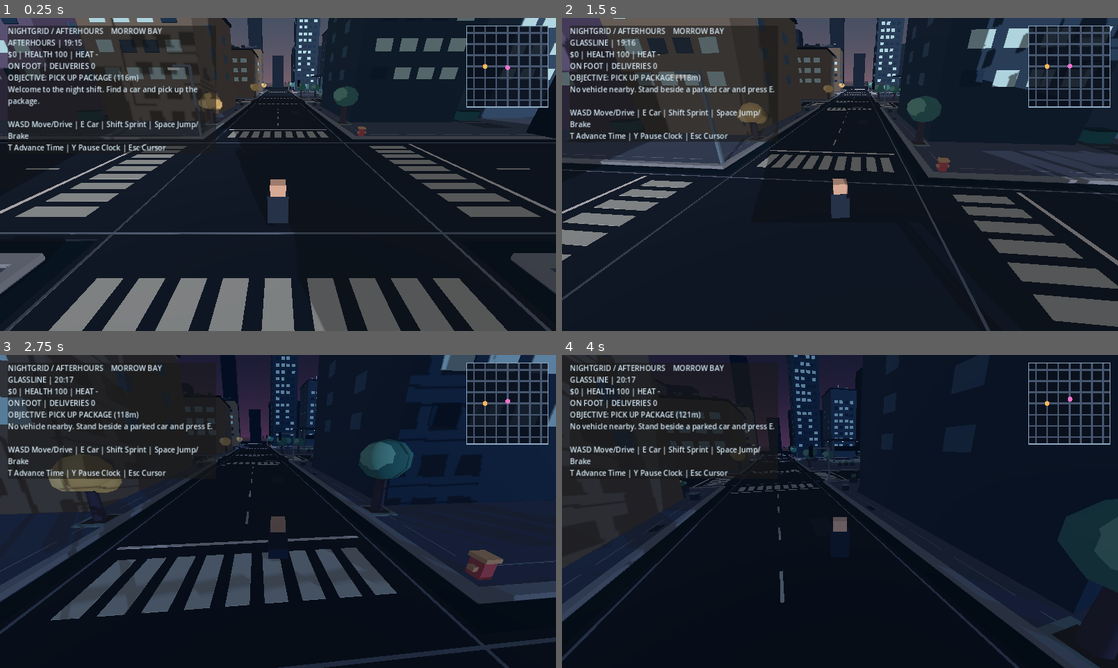
Above: before the commit, frames 1-4 (two rows, left to right).
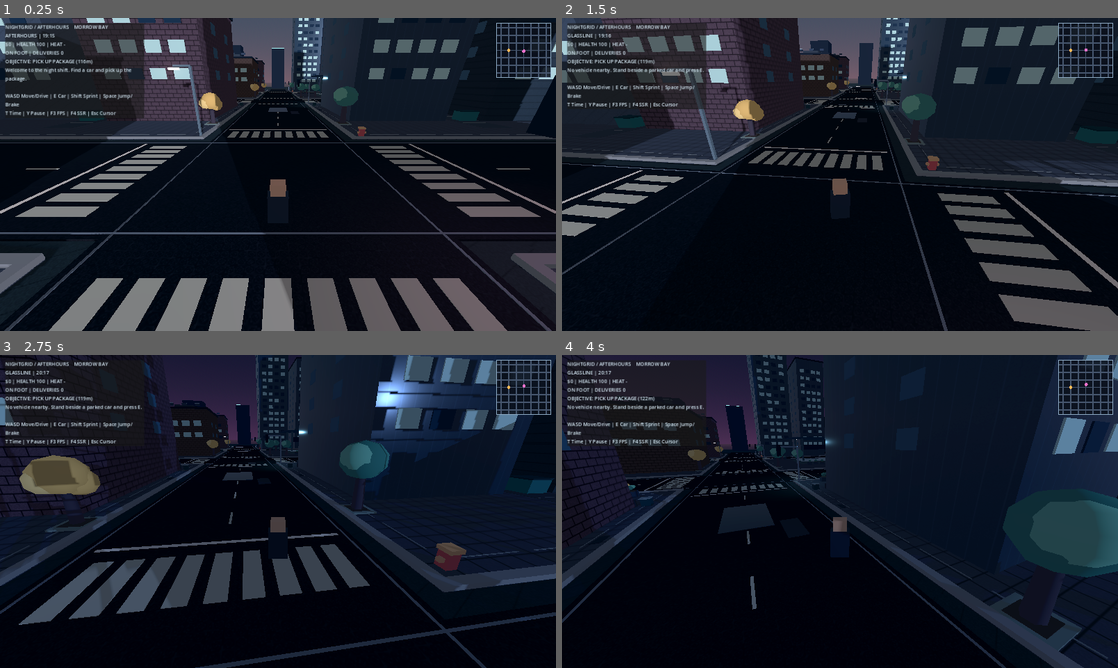
Above: after the commit, the same moments.

Repository: ProhibitedTV/NightGrid-Afterhours
Game: Godot game, scene res://scenes/main.tscn
The game is run twice, just before and just after one commit, with the same random seed, the same clock (stepped at 60 frames per second) and the same inputs.
Inputs (mouse positions are in pixels of both pictures, inside the frame that each line leads up to):
- Up to frame 1 (0.25 s): no input
- Up to frame 2 (1.5 s): tap Enter at 0.5 s; move the mouse to (867, 174) at 0.52 s; hold Shift 0.53-1.28 s; hold W from 0.53 s (still down); tap Space at 0.77 s; move the mouse to (812, 174) at 1.27 s; tap E at 1.35 s
- Up to frame 3 (2.75 s): keep holding W; tap Space at 1.52 s; move the mouse to (289, 505) at 2.02 s; tap T at 2.1 s
- Up to frame 4 (4 s): keep holding W; move the mouse to (834, 517) at 2.77 s; tap Y at 2.85 s; tap Space at 3.02, 3.77 s; move the mouse to (878, 514) at 3.52 s; hold Shift from 3.53 s (still down)

The runs differ from the first frame. In frame 1, 15% of the frame differs, in the area x 0-100%, y 0-100%; in frame 2, 29%; in frame 3, 34%; in frame 4, 25%.

Commit message:
feat(rendering): authored fixed city, tiled PBR materials and responsive night lights
* feat(rendering): add tiled PBR atlas materials, authored puddles and pooled night lighting

* feat(city): authored per-parcel lot manifest and fixed skyline silhouettes

* feat(rendering): Forward+ SSR, dusk-controlled pooled lighting, tiled PBR streets and visual toggles

* test/docs(rendering): validate night light switching, fixed lots and RTX 3060 budget

* test(rendering): access WorldEnvironment through owner reference

Diff:
--- a/project.godot
+++ b/project.godot
@@ -4,16 +4,17 @@
 [application]
 config/name="NIGHTGRID: AFTERHOURS"
 run/main_scene="res://scenes/main.tscn"
-config/features=PackedStringArray("4.3", "GL Compatibility")
+config/features=PackedStringArray("4.3", "Forward Plus")
 
 [display]
-window/size/viewport_width=1280
-window/size/viewport_height=720
+window/size/viewport_width=1920
+window/size/viewport_height=1080
 window/stretch/mode="canvas_items"
 
 [rendering]
-renderer/rendering_method="gl_compatibility"
+renderer/rendering_method="forward_plus"
 renderer/rendering_method.mobile="gl_compatibility"
+environment/screen_space_reflection/half_size=true
 environment/defaults/default_clear_color=Color(0.04, 0.05, 0.09, 1)
 
 [physics]
--- a/scripts/city_details.gd
+++ b/scripts/city_details.gd
@@ -1,5 +1,6 @@
 extends Node3D
 const WorldPlan = preload("res://scripts/world_plan.gd")
+const Materials = preload("res://scripts/material_library.gd")
 ## Seeded city dressing. Static shell collisions + batched decorative geometry.
 ## The four neighborhoods deliberately share road geometry but not street character.
 
@@ -28,7 +29,7 @@
 var _rng := RandomNumberGenerator.new()
 var _batches: Dictionary = {}
 var _palette: Dictionary = {}
-var _statistics := {"buildings": 0, "storefronts": 0, "street_props": 0, "batched_details": 0, "districts": 4, "landmarks": 0}
+var _statistics := {"buildings": 0, "storefronts": 0, "street_props": 0, "batched_details": 0, "districts": 4, "landmarks": 0, "authored_lots": 0}
 var _initialized := false
 
 func _ready() -> void:
@@ -59,7 +60,7 @@
 
 func set_night_factor(value: float) -> void:
 	# Static shared emissive materials change with the time controller.
-	var brightness := lerpf(0.28, 2.15, clampf(value, 0.0, 1.0))
+	var brightness := 2.35 * smoothstep(0.42, 0.78, clampf(value, 0.0, 1.0))
 	for key in _palette:
 		if str(key).ends_with("_glow"):
 			var material: StandardMaterial3D = _palette[key]
@@ -90,7 +91,7 @@
 	transforms.append(Transform3D(Basis().scaled(size), at))
 	_statistics["batched_details"] += 1
 
-func _solid(at: Vector3, size: Vector3, color: Color) -> void:
+func _solid(at: Vector3, size: Vector3, color: Color, surface_kind: String = "CONCRETE") -> void:
 	var body := StaticBody3D.new()
 	body.position = at
 	var shape := CollisionShape3D.new()
@@ -102,7 +103,7 @@
 	var mesh := BoxMesh.new()
 	mesh.size = size
 	visual.mesh = mesh
-	visual.material_override = _material(color)
+	visual.material_override = Materials.surface(surface_kind, color)
 	body.add_child(visual)
 	add_child(body)
 
@@ -185,10 +186,10 @@
 		return
 	for building in range(2):
 		var x := center.x + (-10.5 if building == 0 else 10.5)
-		var depth := _rng.randf_range(19.0, 25.5)
-		var width := _rng.randf_range(14.0, 17.5)
-		var z := center.z + _rng.randf_range(-2.9, 0.7)
-		_build_building(Vector3(x, 0.0, z), width, depth, district, ix, iz, building)
+		var profile: Dictionary = WorldPlan.lot_profile(ix, iz, building)
+		var z: float = center.z + profile["offset_z"]
+		_build_building(Vector3(x, 0.0, z), profile, district, ix, iz, building)
+		_statistics["authored_lots"] += 1
 	# The gap between the two buildings reads as a service alley.
 	_detail(center + Vector3(0.0, 0.155, 3.0), Vector3(3.8, 0.035, 25.0), Color("353e48"))
 	for mark in range(4):
@@ -251,27 +252,17 @@
 			_label("SABLE SQUARE", center + Vector3(0.0, 7.15, 14.8), label_color, 70)
 	_statistics["street_props"] += 1
 
-func _build_building(center: Vector3, width: float, depth: float, district: String, ix: int, iz: int, which: int) -> void:
-	var height := 15.0
-	var wall := Color("4b5262")
-	match district:
-		"VESPER MARKET":
-			height = _rng.randf_range(13.0, 26.0)
-			wall = Color("61556d") if which == 0 else Color("706354")
-		"GLASSLINE":
-			height = _rng.randf_range(33.0, 72.0)
-			wall = Color("283d50") if which == 0 else Color("32495d")
-		"BRICKWATER":
-			height = _rng.randf_range(12.0, 31.0)
-			wall = BRICK if which == 0 else Color("656059")
-		"AFTERHOURS":
-			height = _rng.randf_range(20.0, 48.0)
-			wall = Color("333450") if which == 0 else Color("53445a")
+func _build_building(center: Vector3, profile: Dictionary, district: String, ix: int, iz: int, which: int) -> void:
+	var height: float = profile["height"]
+	var width: float = profile["width"]
+	var depth: float = profile["depth"]
+	var wall := Color(str(profile["wall"]))
+	var surface_kind: String = profile["material"]
 	var front := center.z - depth / 2.0
 	var back := center.z + depth / 2.0
 	var left := center.x - width / 2.0
 	var right := center.x + width / 2.0
-	_solid(Vector3(center.x, height / 2.0 + 0.15, center.z), Vector3(width, height, depth), wall)
+	_solid(Vector3(center.x, height / 2.0 + 0.15, center.z), Vector3(width, height, depth), wall, surface_kind)
 	_statistics["buildings"] += 1
 
 	# Foundation plinth, cast shadow line, parapet, mechanical penthouse.
@@ -443,12 +434,18 @@
 	_statistics["street_props"] += 1
 
 func _build_far_skyline() -> void:
-	# Cheap silhouette rings mask the hard play-area edge without more collision.
-	for index in range(64):
-		var angle := TAU * float(index) / 64.0
-		var radius := _rng.randf_range(239.0, 279.0)
-		var height := _rng.randf_range(18.0, 85.0)
+	# Authored heights and silhouettes. No RNG decides skyline landmarks.
+	var silhouettes := [
+		18.0, 32.0, 47.0, 23.0, 56.0, 76.0, 34.0, 49.0,
+		31.0, 64.0, 40.0, 82.0, 29.0, 43.0, 58.0, 28.0,
+		36.0, 51.0, 88.0, 35.0, 60.0, 73.0, 31.0, 44.0,
+		39.0, 68.0, 35.0, 61.0, 26.0, 45.0, 69.0, 39.0
+	]
+	for index in range(silhouettes.size()):
+		var angle := TAU * float(index) / float(silhouettes.size())
+		var radius := 245.0 + float(index % 4) * 7.5
+		var height: float = silhouettes[index]
 		var at := Vector3(cos(angle) * radius, height / 2.0, sin(angle) * radius)
-		_detail(at, Vector3(_rng.randf_range(12.0, 23.0), height, _rng.randf_range(12.0, 23.0)), Color("172434"))
+		_detail(at, Vector3(14.0 + float(index % 3) * 3.0, height, 14.0 + float(index % 4) * 2.5), Color("172434"))
 		if index % 3 == 0:
 			_detail(at + Vector3(0.0, height / 2.0 + 0.25, 0.0), Vector3(13.0, 0.16, 12.0), Color("447d90"), true)
--- a/scripts/day_night.gd
+++ b/scripts/day_night.gd
@@ -10,12 +10,14 @@
 var _sun: DirectionalLight3D
 var _sky: ProceduralSkyMaterial
 var _city: Node
+var _lights: Node
 var _update_accumulator := 0.0
 
-func configure(world_environment: WorldEnvironment, sun: DirectionalLight3D, city: Node) -> void:
+func configure(world_environment: WorldEnvironment, sun: DirectionalLight3D, city: Node, lights: Node) -> void:
 	_environment = world_environment
 	_sun = sun
 	_city = city
+	_lights = lights
 	_sky = ProceduralSkyMaterial.new()
 	var sky := Sky.new()
 	sky.sky_material = _sky
@@ -71,3 +73,5 @@
 	_sun.rotation_degrees = Vector3(-altitude, hour * 15.0 + 90.0, -4.0)
 	if is_instance_valid(_city):
 		_city.call("set_night_factor", 1.0 - light)
+	if is_instance_valid(_lights):
+		_lights.call("set_night_factor", 1.0 - light)
--- /dev/null
+++ b/scripts/material_library.gd
@@ -0,0 +1,92 @@
+extends RefCounted
+## Tiny authored set of tileable, cached material maps for Morrow Bay.
+## Pixels are generated once on CPU; no per-fragment procedural noise shaders.
+const SIZE = 128
+static var _maps: Dictionary = {}
+static var _surfaces: Dictionary = {}
+
+static func surface(kind: String, tint: Color) -> StandardMaterial3D:
+	var key := kind + "|" + tint.to_html(false)
+	if _surfaces.has(key):
+		return _surfaces[key]
+	var material := StandardMaterial3D.new()
+	material.albedo_color = tint
+	material.albedo_texture = _texture(kind)
+	# Avoid BoxMesh UV stretching on both large walls and thin street surfaces.
+	material.uv1_triplanar = true
+	material.uv1_world_triplanar = true
+	material.uv1_scale = Vector3(0.21, 0.21, 0.21)
+	material.texture_filter = BaseMaterial3D.TEXTURE_FILTER_LINEAR_WITH_MIPMAPS_ANISOTROPIC
+	match kind:
+		"BRICK":
+			material.roughness = 0.88
+		"ASPHALT":
+			material.roughness = 0.85
+		"CONCRETE":
+			material.roughness = 0.91
+		"PAVERS":
+			material.roughness = 0.81
+		"METAL":
+			material.metallic = 0.65
+			material.roughness = 0.46
+		"GLASS":
+			material.metallic = 0.36
+			material.roughness = 0.17
+		"WET":
+			material.metallic = 0.20
+			material.roughness = 0.17
+			material.uv1_scale = Vector3(0.30, 0.30, 0.30)
+		_:
+			material.roughness = 0.85
+	_surfaces[key] = material
+	return material
+
+static func _texture(kind: String) -> ImageTexture:
+	if _maps.has(kind):
+		return _maps[kind]
+	var img := Image.create(SIZE, SIZE, false, Image.FORMAT_RGBA8)
+	for y in range(SIZE):
+		for x in range(SIZE):
+			# Pixel-stable flecks, no imported art or noisy GPU shader loops.
+			var speck := float((x * 47 + y * 83 + x * y * 11 + 2017) % 97) / 96.0
+			var value := 0.73 + (speck - 0.5) * 0.18
+			match kind:
+				"BRICK":
+					var course := int(y / 16)
+					var shift := 16 if course % 2 == 0 else 0
+					if y % 16 < 2 or (x + shift) % 32 < 2:
+						value = 0.28
+					else:
+						value = 0.68 + (speck - 0.5) * 0.19
+				"CONCRETE":
+					value = 0.75 + (speck - 0.5) * 0.15
+					if (x + y * 2) % 67 < 2:
+						value *= 0.75
+				"ASPHALT":
+					value = 0.58 + (speck - 0.5) * 0.26
+					if speck > 0.93:
+						value = 0.80
+				"PAVERS":
+					if x % 32 < 2 or y % 32 < 2:
+						value = 0.44
+					else:
+						value = 0.81 + (speck - 0.5) * 0.10
+				"METAL":
+					value = 0.71 + (speck - 0.5) * 0.10
+					if y % 25 == 0:
+						value = 0.38
+				"GLASS":
+					value = 0.92 if x % 32 < 2 else 0.83 + (speck - 0.5) * 0.04
+				"WET":
+					value = 0.72 + (speck - 0.5) * 0.14
+			img.set_pixel(x, y, Color(value, value, value, 1.0))
+	img.generate_mipmaps()
+	var texture := ImageTexture.create_from_image(img)
+	_maps[kind] = texture
+	return texture
+
+static func material_count() -> int:
+	return _surfaces.size()
+
+static func texture_count() -> int:
+	return _maps.size()
--- /dev/null
+++ b/scripts/night_lighting.gd
@@ -0,0 +1,80 @@
+extends Node3D
+## Fixed street fixtures, pooled moving GPU lights (no per-fixture shadows).
+## Daytime switches off the pool entirely; dusk ramps neon and light sources up.
+const FIXTURE_GRID = 58.0
+const MAX_LOCAL_LIGHTS = 8
+const MAX_DISTANCE = 75.0
+var _fixtures: Array[Dictionary] = []
+var _pool: Array[OmniLight3D] = []
+var _focus := Vector3.ZERO
+var _night := 0.0
+var _tick := 0.0
+
+func _ready() -> void:
+	for ix in range(-3, 4):
+		for iz in range(-3, 4):
+			var x := float(ix) * FIXTURE_GRID + 8.9
+			var z := float(iz) * FIXTURE_GRID + 8.9
+			var color := Color("ffd49a")
+			if x >= 0.0 and z < 0.0:
+				color = Color("84c9f0")
+			elif x >= 0.0 and z >= 0.0:
+				color = Color("f7a7db")
+			elif x < 0.0 and z >= 0.0:
+				color = Color("ffc397")
+			_fixtures.append({"position": Vector3(x, 6.7, z), "color": color})
+	for i in range(MAX_LOCAL_LIGHTS):
+		var lamp := OmniLight3D.new()
+		lamp.name = "PooledStreetLight_%02d" % i
+		lamp.omni_range = 14.5
+		lamp.light_energy = 0.0
+		lamp.shadow_enabled = false
+		lamp.visible = false
+		add_child(lamp)
+		_pool.append(lamp)
+
+func set_focus(at: Vector3) -> void:
+	_focus = at
+
+func set_night_factor(value: float) -> void:
+	_night = smoothstep(0.42, 0.77, clampf(value, 0.0, 1.0))
+	_refresh()
+
+func active_light_count() -> int:
+	var count := 0
+	for light in _pool:
+		if light.visible:
+			count += 1
+	return count
+
+func _process(delta: float) -> void:
+	_tick += delta
+	if _tick >= 0.45:
+		_tick = 0.0
+		_refresh()
+
+func _refresh() -> void:
+	if _pool.is_empty():
+		return
+	if _night < 0.01:
+		for lamp in _pool:
+			lamp.visible = false
+			lamp.light_energy = 0.0
+		return
+	var closest: Array[Dictionary] = []
+	for fixture in _fixtures:
+		var point: Vector3 = fixture["position"]
+		var distance := Vector2(point.x - _focus.x, point.z - _focus.z).length()
+		if distance <= MAX_DISTANCE:
+			closest.append({"distance": distance, "position": point, "color": fixture["color"]})
+	closest.sort_custom(func(a: Dictionary, b: Dictionary) -> bool: return a["distance"] < b["distance"])
+	for i in range(_pool.size()):
+		var lamp := _pool[i]
+		var enabled := i < mini(closest.size(), MAX_LOCAL_LIGHTS)
+		lamp.visible = enabled
+		if enabled:
+			lamp.position = closest[i]["position"]
+			lamp.light_color = closest[i]["color"]
+			lamp.light_energy = 1.55 * _night
+		else:
+			lamp.light_energy = 0.0
--- /dev/null
+++ b/scripts/wet_streets.gd
@@ -0,0 +1,30 @@
+extends Node3D
+## Hand-placed rainwater/polished asphalt. These are authored reflective accents,
+## not an expensive fullscreen mirror or a randomly scattered texture.
+const Materials = preload("res://scripts/material_library.gd")
+const PATCHES = [
+	Vector3(-174.0, 0.0, -145.0), Vector3(-116.0, 0.0, -88.0),
+	Vector3(-58.0, 0.0, -23.0), Vector3(0.0, 0.0, -34.0),
+	Vector3(58.0, 0.0, -88.0), Vector3(116.0, 0.0, -33.0),
+	Vector3(174.0, 0.0, -88.0), Vector3(-174.0, 0.0, 88.0),
+	Vector3(-116.0, 0.0, 145.0), Vector3(-58.0, 0.0, 88.0),
+	Vector3(0.0, 0.0, 91.0), Vector3(58.0, 0.0, 146.0),
+	Vector3(116.0, 0.0, 88.0), Vector3(174.0, 0.0, 147.0),
+	Vector3(-34.0, 0.0, -116.0), Vector3(91.0, 0.0, 116.0)
+]
+var _count := 0
+
+func _ready() -> void:
+	for idx in range(PATCHES.size()):
+		var mesh := MeshInstance3D.new()
+		mesh.name = "WetStreet_%02d" % idx
+		var slab := BoxMesh.new()
+		slab.size = Vector3(3.2 if idx % 2 == 0 else 4.1, 0.025, 7.0 if idx % 3 == 0 else 4.0)
+		mesh.mesh = slab
+		mesh.position = PATCHES[idx] + Vector3.UP * 0.035
+		mesh.material_override = Materials.surface("WET", Color("435466"))
+		add_child(mesh)
+		_count += 1
+
+func patch_count() -> int:
+	return _count
--- a/scripts/world.gd
+++ b/scripts/world.gd
@@ -7,6 +7,9 @@
 const CityDetailsScript = preload("res://scripts/city_details.gd")
 const DayNightScript = preload("res://scripts/day_night.gd")
 const FloraScript = preload("res://scripts/flora.gd")
+const Materials = preload("res://scripts/material_library.gd")
+const NightLightingScript = preload("res://scripts/night_lighting.gd")
+const WetStreetsScript = preload("res://scripts/wet_streets.gd")
 const CELL = 58.0
 const GRID_RADIUS = 3
 const PLAYER_START = Vector3(0.0, 1.15, 6.0)
@@ -38,6 +41,8 @@
 var city_details: Node3D
 var flora: Node3D
 var day_night: Node
+var street_lights: Node3D
+var wet_streets: Node3D
 var world_environment: WorldEnvironment
 var sun_light: DirectionalLight3D
 var yaw := 0.0
@@ -84,11 +89,14 @@
 			KEY_F3:
 				performance_overlay = not performance_overlay
 				performance_label.visible = performance_overlay
+			KEY_F4:
+				world_environment.environment.ssr_enabled = not world_environment.environment.ssr_enabled
 
 func _process(delta: float) -> void:
 	if not is_instance_valid(player):
 		return
 	var actor := _actor()
+	street_lights.call("set_focus", actor.global_position)
 	if current_car == null:
 		player.set("camera_yaw", yaw)
 	var focus := actor.global_position + Vector3.UP * (1.65 if current_car != null else 1.45)
@@ -243,13 +251,13 @@
 		material.emission_energy_multiplier = 1.7
 	return material
 
-func _box(parent: Node3D, at: Vector3, dimensions: Vector3, color: Color, collider: bool = false, glow: bool = false) -> MeshInstance3D:
+func _box(parent: Node3D, at: Vector3, dimensions: Vector3, color: Color, collider: bool = false, glow: bool = false, surface_kind: String = "") -> MeshInstance3D:
 	var visual := MeshInstance3D.new()
 	var mesh := BoxMesh.new()
 	mesh.size = dimensions
 	visual.mesh = mesh
 	visual.position = at
-	visual.material_override = _make_material(color, glow)
+	visual.material_override = Materials.surface(surface_kind, color) if not surface_kind.is_empty() else _make_material(color, glow)
 	parent.add_child(visual)
 	if collider:
 		var static_body := StaticBody3D.new()
@@ -270,6 +278,15 @@
 	environment.ambient_light_source = Environment.AMBIENT_SOURCE_COLOR
 	environment.ambient_light_color = Color("8194c4")
 	environment.ambient_light_energy = 0.65
+	# RTX 3060 baseline: Forward+ SSR on selected wet materials, bloom for emissive lights.
+	# No SDFGI, volumetric fog, ray tracing, or shadow-casting local lights.
+	environment.ssr_enabled = true
+	environment.ssr_max_steps = 24
+	environment.ssr_fade_out = 1.4
+	environment.glow_enabled = true
+	environment.glow_intensity = 0.58
+	environment.ssao_enabled = false
+	environment.ssil_enabled = false
 	world_environment.environment = environment
 	add_child(world_environment)
 	sun_light = DirectionalLight3D.new()
@@ -277,8 +294,9 @@
 	sun_light.light_color = Color("ffc39e")
 	sun_light.light_energy = 0.7
 	sun_light.shadow_enabled = true
+	sun_light.directional_shadow_max_distance = 170.0
 	add_child(sun_light)
-	_box(self, Vector3(0.0, -0.58, 0.0), Vector3(600.0, 1.0, 600.0), Color("18242e"), true)
+	_box(self, Vector3(0.0, -0.58, 0.0), Vector3(600.0, 1.0, 600.0), Color("34434a"), true, false, "CONCRETE")
 
 func _build_city() -> void:
 	# The road foundation stays simple; populated streets live in city_details.gd.
@@ -286,12 +304,12 @@
 	var sidewalk := Color("4d5565")
 	for index in range(-GRID_RADIUS, GRID_RADIUS + 1):
 		var axis := float(index) * CELL
-		_box(self, Vector3(axis, -0.055, 0.0), Vector3(14.0, 0.12, 405.0), road)
-		_box(self, Vector3(0.0, -0.05, axis), Vector3(405.0, 0.12, 14.0), road)
+		_box(self, Vector3(axis, -0.055, 0.0), Vector3(14.0, 0.12, 405.0), road, false, false, "ASPHALT")
+		_box(self, Vector3(0.0, -0.05, axis), Vector3(405.0, 0.12, 14.0), road, false, false, "ASPHALT")
 	for block_x in range(-GRID_RADIUS, GRID_RADIUS):
 		for block_z in range(-GRID_RADIUS, GRID_RADIUS):
 			var center := Vector3((float(block_x) + 0.5) * CELL, 0.07, (float(block_z) + 0.5) * CELL)
-			_box(self, center, Vector3(42.0, 0.14, 42.0), sidewalk)
+			_box(self, center, Vector3(42.0, 0.14, 42.0), sidewalk, false, false, "PAVERS")
 	city_details = CityDetailsScript.new()
 	city_details.name = "CityDetails"
 	add_child(city_details)
@@ -303,10 +321,16 @@
 	flora.name = "CityFlora"
 	add_child(flora)
 	flora.call("generate")
+	street_lights = NightLightingScript.new()
+	street_lights.name = "NightLighting"
+	add_child(street_lights)
+	wet_streets = WetStreetsScript.new()
+	wet_streets.name = "WetStreets"
+	add_child(wet_streets)
 	day_night = DayNightScript.new()
 	day_night.name = "DayNight"
 	add_child(day_night)
-	day_night.call("configure", world_environment, sun_light, city_details)
+	day_night.call("configure", world_environment, sun_light, city_details, street_lights)
 
 func _create_player() -> void:
 	player = CharacterBody3D.new()
@@ -457,7 +481,7 @@
 	if performance_overlay:
 		var fps := maxi(Engine.get_frames_per_second(), 1)
 		performance_label.text = "RTX 3060 target: 60 FPS @1080p | Actual: %d FPS | %.1f ms" % [fps, 1000.0 / float(fps)]
-	hud_label.text = "NIGHTGRID / AFTERHOURS    MORROW BAY\n%s  …(101 unchanged characters)… ar | Shift Sprint | Space Jump/Brake\nT Advance Time | Y Pause Clock | Esc Cursor" % [local_name, clock, cas …(84 unchanged characters)…
+	hud_label.text = "NIGHTGRID / AFTERHOURS    MORROW BAY\n%s  …(101 unchanged characters)… ar | Shift Sprint | Space Jump/Brake\nT Time | Y Pause | F3 FPS | F4 SSR | Esc Cursor" % [local_name, clock, cas …(84 unchanged characters)…
 
 func get_map_state() -> Dictionary:
 	var car_positions: Array[Vector2] = []
--- a/scripts/world_plan.gd
+++ b/scripts/world_plan.gd
@@ -15,6 +15,41 @@
 	"SABLE SQUARE": "The city's unofficial late-night performance plaza."
 }
 const BLOCK_SIZE = 58.0
+
+# Each two-building parcel has an explicit design picked by the world artist.
+# Columns ix=-3..2, rows iz=-3..2; major world blocks replace their entries.
+const LOT_ROWS = [
+	"V1/V3,V2/V4,V3/V1,G1/G2,G4/G3,G2/G1",
+	"V4/V2,V1/V2,V2/V3,G3/G4,G1/G3,G4/G2",
+	"V2/V1,V3/V4,V4/V1,G2/G3,G3/G1,G1/G4",
+	"B1/B2,B4/B3,B3/B1,A2/A1,A4/A3,A1/A3",
+	"B2/B4,B3/B2,B1/B4,A4/A2,A1/A4,A3/A2",
+	"B4/B1,B2/B3,B4/B2,A1/A3,A2/A4,A4/A1"
+]
+const LOT_PROFILES = {
+	"V1": {"height": 18.0, "width": 16.0, "depth": 23.0, "offset_z": -1.2, "wall": "766070", "material": "BRICK"},
+	"V2": {"height": 24.0, "width": 14.5, "depth": 21.0, "offset_z": 0.8, "wall": "665e6c", "material": "CONCRETE"},
+	"V3": {"height": 14.0, "width": 16.8, "depth": 25.0, "offset_z": 0.1, "wall": "745f58", "material": "BRICK"},
+	"V4": {"height": 21.0, "width": 15.2, "depth": 22.0, "offset_z": -2.0, "wall": "536276", "material": "CONCRETE"},
+	"G1": {"height": 67.0, "width": 16.7, "depth": 24.0, "offset_z": 0.4, "wall": "42596d", "material": "GLASS"},
+	"G2": {"height": 48.0, "width": 14.9, "depth": 23.0, "offset_z": -1.2, "wall": "40556a", "material": "GLASS"},
+	"G3": {"height": 38.0, "width": 16.0, "depth": 21.0, "offset_z": 0.1, "wall": "4b5f6f", "material": "METAL"},
+	"G4": {"height": 60.0, "width": 15.5, "depth": 25.0, "offset_z": -0.4, "wall": "344b60", "material": "GLASS"},
+	"B1": {"height": 14.0, "width": 16.8, "depth": 24.0, "offset_z": -0.8, "wall": "794c52", "material": "BRICK"},
+	"B2": {"height": 20.0, "width": 14.9, "depth": 22.0, "offset_z": 0.0, "wall": "70625c", "material": "BRICK"},
+	"B3": {"height": 27.0, "width": 15.7, "depth": 25.0, "offset_z": 0.8, "wall": "5d6065", "material": "METAL"},
+	"B4": {"height": 17.0, "width": 16.2, "depth": 21.0, "offset_z": -1.2, "wall": "845e54", "material": "BRICK"},
+	"A1": {"height": 41.0, "width": 16.5, "depth": 25.0, "offset_z": -0.5, "wall": "514563", "material": "CONCRETE"},
+	"A2": {"height": 27.0, "width": 15.0, "depth": 23.0, "offset_z": 0.4, "wall": "4a425b", "material": "BRICK"},
+	"A3": {"height": 46.0, "width": 16.0, "depth": 24.0, "offset_z": -1.0, "wall": "344258", "material": "METAL"},
+	"A4": {"height": 32.0, "width": 15.5, "depth": 22.0, "offset_z": 1.0, "wall": "624d66", "material": "CONCRETE"}
+}
+
+static func lot_profile(ix: int, iz: int, building_index: int) -> Dictionary:
+	assert(ix >= -3 and ix <= 2 and iz >= -3 and iz <= 2)
+	assert(building_index == 0 or building_index == 1)
+	var codes: PackedStringArray = LOT_ROWS[iz + 3].split(",")[ix + 3].split("/")
+	return LOT_PROFILES[codes[building_index]].duplicate()
 
 static func landmark_for_block(ix: int, iz: int) -> String:
 	return LANDMARK_BLOCKS.get("%d,%d" % [ix, iz], "")
--- a/tests/city_smoke.gd
+++ b/tests/city_smoke.gd
@@ -26,6 +26,10 @@
 		push_error("All procedural building fronts must have signs and shop treatment")
 		quit(1)
 		return
+	if int(stats.get("authored_lots", 0)) != 64:
+		push_error("All 64 parcel buildings should come from fixed design manifest: %s" % stats)
+		quit(1)
+		return
 	if int(stats.get("landmarks", 0)) != 4:
 		push_error("Authored landmarks missing: %s" % stats)
 		quit(1)
--- /dev/null
+++ b/tests/render_smoke.gd
@@ -0,0 +1,69 @@
+extends SceneTree
+## Full scene preflight for fixed world/material/night-light contracts.
+func _initialize() -> void:
+	call_deferred("_check")
+
+func _fail(message: String) -> void:
+	push_error(message)
+	quit(1)
+
+func _check() -> void:
+	if ProjectSettings.get_setting("rendering/renderer/rendering_method") != "forward_plus":
+		_fail("Forward+ renderer must be selected for SSR")
+		return
+	var packed: PackedScene = load("res://scenes/main.tscn")
+	if packed == null:
+		_fail("Main scene failed to load")
+		return
+	var world: Node3D = packed.instantiate()
+	root.add_child(world)
+	await process_frame
+	var city := world.get_node_or_null("CityDetails")
+	var clock := world.get_node_or_null("DayNight")
+	var lamps := world.get_node_or_null("NightLighting")
+	var puddles := world.get_node_or_null("WetStreets")
+	var environment := world.get("world_environment") as WorldEnvironment
+	if city == null or clock == null or lamps == null or puddles == null or environment == null:
+		_fail("Visual world nodes not initialized")
+		return
+	if not environment.environment.ssr_enabled or not environment.environment.glow_enabled:
+		_fail("Wet reflections and neon bloom have not been enabled")
+		return
+	var city_stats: Dictionary = city.call("get_city_stats")
+	if int(city_stats.get("authored_lots", 0)) != 64:
+		_fail("Fixed 64-lot building plan was not applied")
+		return
+	if int(puddles.call("patch_count")) != 16:
+		_fail("The authored wet-street patches must exist")
+		return
+	var library = load("res://scripts/material_library.gd")
+	if library.texture_count() < 5:
+		_fail("Expected cached PBR texture families")
+		return
+	lamps.call("set_focus", Vector3.ZERO)
+	clock.call("set_hour", 12.0)
+	if int(lamps.call("active_light_count")) != 0:
+		_fail("Streetlights must switch fully OFF in daylight")
+		return
+	clock.call("set_hour", 0.0)
+	var nighttime: int = lamps.call("active_light_count")
+	if nighttime < 2 or nighttime > 8:
+		_fail("Expected 2..8 pooled real night lights, got %d" % nighttime)
+		return
+	clock.call("set_hour", 12.0)
+	if int(lamps.call("active_light_count")) != 0:
+		_fail("Night-light pool failed to deactivate at noon")
+		return
+	var plan = load("res://scripts/world_plan.gd")
+	for ix in range(-3, 3):
+		for iz in range(-3, 3):
+			if plan.landmark_for_block(ix, iz) != "":
+				continue
+			for side in range(2):
+				var profile: Dictionary = plan.lot_profile(ix, iz, side)
+				if not profile.has("height") or not profile.has("material"):
+					_fail("Missing fixed parcel profile at (%d,%d) side %d" % [ix, iz, side])
+					return
+	print("RENDER_SMOKE PASS: ", city_stats, " textures=", library.texture_count(),
+		" wet_patches=", puddles.call("patch_count"), " night_lights=", nighttime)
+	quit(0)
Not shown, added: docs/RENDERING.md
